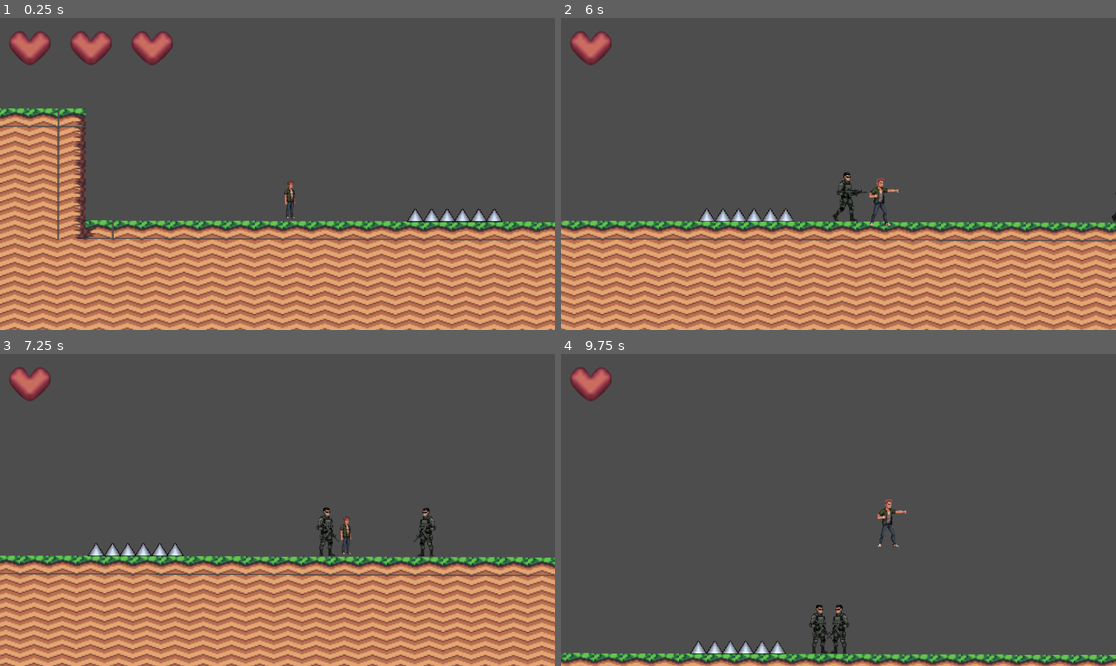
Above: before the commit, frames 1-4 (two rows, left to right).
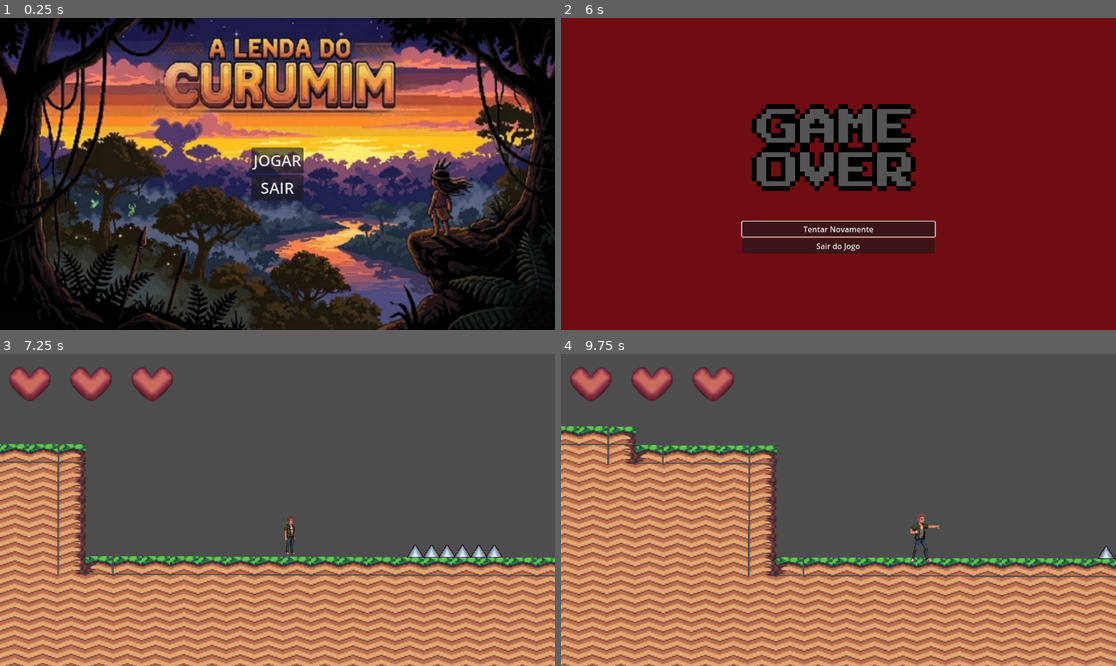
Above: after the commit, the same moments.

Repository: C4rloSegundo/jogo-folclore
Game: Godot game, scene res://menu.tscn
Same seed, same stepped clock (60 frames per second), same inputs: the game is played once before the commit and once after it. Before the commit the project starts from res://demofloresta.tscn.
Inputs (mouse positions are in pixels of both pictures, inside the frame that each line leads up to):
- Up to frame 1 (0.25 s): no input
- Up to frame 2 (6 s): click (838, 161) at 0.5 s, where only the run after the commit has a clickable "JOGAR"; hold D (direita) 1.28-2.78 s; tap K (atacar) every 0.75 s from 1.35 to 5.85 s; tap Space (pular) at 1.52, 2.27, 3.77, 4.52, 5.27 s; hold A (esquerda) 2.78-3.53 s; hold D (direita) 3.53-5.03 s; hold A (esquerda) 5.03-5.78 s; hold D (direita) from 5.78 s (still down)
- Up to frame 3 (7.25 s): release D (direita) at 6.5 s; click (277, 566) at 6.5 s, where only the run after the commit has a clickable "Tentar Novamente"
- Up to frame 4 (9.75 s): hold A (esquerda) 7.28-8.78 s; tap K (atacar) every 0.75 s from 7.35 to 9.6 s; tap Space (pular) at 7.52, 8.27, 9.02 s; hold D (direita) from 8.78 s (still down)

The runs differ from the first frame. In frame 1, 97% of the frame differs, in the area x 0-100%, y 0-100%; in frame 2, 97%; in frame 3, 29%; in frame 4, 50%.

Commit message:
Menu e tela de morte

Diff:
--- a/curumin.gd
+++ b/curumin.gd
@@ -92,7 +92,9 @@
 
 func morrer():
 	print("PERSONAGEM MORREU!")
-	get_tree().reload_current_scene()
+	# Muda para a cena de Game Over
+	# Certifique-se de salvar a cena de morte como "tela_morte.tscn"
+	get_tree().change_scene_to_file("res://tela_de_morte.tscn")
 
 # NOVO: Função para ativar o modo "fantasma"
 func iniciar_invencibilidade():
--- a/demofloresta.tscn
+++ b/demofloresta.tscn
@@ -449,7 +449,7 @@
 
 [sub_resource type="TileSetAtlasSource" id="TileSetAtlasSource_b676b"]
 texture = ExtResource("2_le635")
-margins = Vector2i(3, 4)
+margins = Vector2i(0, 4)
 use_texture_padding = false
 0:0/0 = 0
 1:0/0 = 0
--- a/hud.tscn
+++ b/hud.tscn
@@ -1,7 +1,7 @@
 [gd_scene load_steps=3 format=3 uid="uid://d3d8ifa4ywumy"]
 
 [ext_resource type="Script" uid="uid://dfkp6y6fmc50o" path="res://container_coracoes.gd" id="1_64ctp"]
-[ext_resource type="Texture2D" uid="uid://db3ro0cynr83e" path="res://hud/image-removebg-preview (1).png" id="2_8sq4i"]
+[ext_resource type="Texture2D" uid="uid://db3ro0cynr83e" path="res://assets/hud/image-removebg-preview (1).png" id="2_8sq4i"]
 
 [node name="hud" type="CanvasLayer"]
 
--- /dev/null
+++ b/menu.gd
@@ -0,0 +1,10 @@
+extends Control
+
+func _on_btn_jogar_pressed():
+	# Carrega a sua primeira fase
+	# DICA: Arraste o arquivo da fase aqui para garantir o caminho certo
+	get_tree().change_scene_to_file("res://demofloresta.tscn")
+
+func _on_btn_sair_pressed():
+	# Fecha o jogo
+	get_tree().quit()
--- /dev/null
+++ b/menu.tscn
@@ -0,0 +1,49 @@
+[gd_scene load_steps=3 format=3 uid="uid://cbuavxhuklgwl"]
+
+[ext_resource type="Script" uid="uid://bm7qgahnaq15y" path="res://menu.gd" id="1_ouk20"]
+[ext_resource type="Texture2D" uid="uid://dnotwyvficisf" path="res://assets/hud/Telamenu2.png" id="2_mae5d"]
+
+[node name="Menu" type="Control"]
+layout_mode = 3
+anchors_preset = 15
+anchor_right = 1.0
+anchor_bottom = 1.0
+grow_horizontal = 2
+grow_vertical = 2
+script = ExtResource("1_ouk20")
+
+[node name="TextureRect" type="TextureRect" parent="."]
+layout_mode = 1
+anchors_preset = 15
+anchor_right = 1.0
+anchor_bottom = 1.0
+grow_horizontal = 2
+grow_vertical = 2
+texture = ExtResource("2_mae5d")
+
+[node name="VBoxContainer" type="VBoxContainer" parent="."]
+layout_mode = 1
+anchors_preset = 8
+anchor_left = 0.5
+anchor_top = 0.5
+anchor_right = 0.5
+anchor_bottom = 0.5
+offset_left = -20.0
+offset_top = -20.0
+offset_right = 20.0
+offset_bottom = 20.0
+grow_horizontal = 2
+grow_vertical = 2
+
+[node name="BtnJogar" type="Button" parent="VBoxContainer"]
+layout_mode = 2
+theme_override_font_sizes/font_size = 32
+text = "JOGAR"
+
+[node name="BtnSair" type="Button" parent="VBoxContainer"]
+layout_mode = 2
+theme_override_font_sizes/font_size = 32
+text = "SAIR"
+
+[connection signal="pressed" from="VBoxContainer/BtnJogar" to="." method="_on_btn_jogar_pressed"]
+[connection signal="pressed" from="VBoxContainer/BtnSair" to="." method="_on_btn_sair_pressed"]
--- a/project.godot
+++ b/project.godot
@@ -11,7 +11,7 @@
 [application]
 
 config/name="folcorev1"
-run/main_scene="uid://b5nl8qhpdnjn8"
+run/main_scene="uid://cbuavxhuklgwl"
 config/features=PackedStringArray("4.5", "Forward Plus")
 config/icon="res://icon.svg"
 
--- /dev/null
+++ b/tela_de_morte.gd
@@ -0,0 +1,13 @@
+extends Control
+
+func _ready():
+	# (Opcional) Foca no botão de reiniciar para poder usar controle/teclado
+	$VBoxContainer/BtnReiniciar.grab_focus()
+
+func _on_btn_reiniciar_pressed():
+	# Recarrega a fase onde o jogador estava
+	# ATENÇÃO: Substitua "fase1.tscn" pelo nome do arquivo da sua fase!
+	get_tree().change_scene_to_file("res://demofloresta.tscn")
+
+func _on_btn_sair_pressed():
+	get_tree().quit()
--- /dev/null
+++ b/tela_de_morte.tscn
@@ -0,0 +1,51 @@
+[gd_scene load_steps=3 format=3 uid="uid://btc6vqkyf2sdv"]
+
+[ext_resource type="Script" uid="uid://bi84sdg5h1xtc" path="res://tela_de_morte.gd" id="1_cqlls"]
+[ext_resource type="Texture2D" uid="uid://brsry6gnc5nll" path="res://assets/hud/Gameover.png" id="2_sq5nw"]
+
+[node name="Tela de morte" type="Control"]
+layout_mode = 3
+anchors_preset = 15
+anchor_right = 1.0
+anchor_bottom = 1.0
+grow_horizontal = 2
+grow_vertical = 2
+script = ExtResource("1_cqlls")
+
+[node name="ColorRect" type="ColorRect" parent="."]
+layout_mode = 1
+anchors_preset = 15
+anchor_right = 1.0
+anchor_bottom = 1.0
+grow_horizontal = 2
+grow_vertical = 2
+color = Color(0.4383199, 0.051833205, 0.074163385, 1)
+
+[node name="VBoxContainer" type="VBoxContainer" parent="."]
+layout_mode = 1
+anchors_preset = 8
+anchor_left = 0.5
+anchor_top = 0.5
+anchor_right = 0.5
+anchor_bottom = 0.5
+offset_left = -20.0
+offset_top = -20.0
+offset_right = 20.0
+offset_bottom = 20.0
+grow_horizontal = 2
+grow_vertical = 2
+
+[node name="TextureRect" type="TextureRect" parent="VBoxContainer"]
+layout_mode = 2
+texture = ExtResource("2_sq5nw")
+
+[node name="BtnReiniciar" type="Button" parent="VBoxContainer"]
+layout_mode = 2
+text = "Tentar Novamente"
+
+[node name="BtnSair" type="Button" parent="VBoxContainer"]
+layout_mode = 2
+text = "Sair do Jogo"
+
+[connection signal="pressed" from="VBoxContainer/BtnReiniciar" to="." method="_on_btn_reiniciar_pressed"]
+[connection signal="pressed" from="VBoxContainer/BtnSair" to="." method="_on_btn_sair_pressed"]
Binary file added: assets/hud/Gameover.png
Not shown, added: assets/hud/Gameover.png.import
Binary file added: assets/hud/Telamenu.png
Not shown, added: assets/hud/Telamenu.png.import
Binary file added: assets/hud/Telamenu2.png
Not shown, changed: assets/hud/Telamenu2.png.import
Renamed: hud/image-removebg-preview (1).png -> assets/hud/image-removebg-preview (1).png
Not shown, added: assets/hud/image-removebg-preview (1).png.import
Not shown, added: menu.gd.uid
Not shown, added: tela_de_morte.gd.uid
